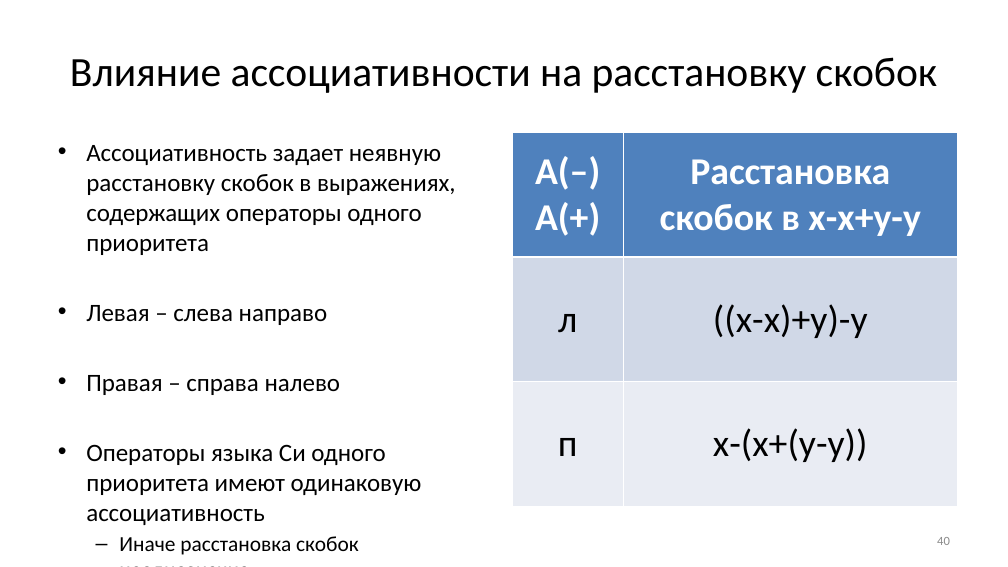
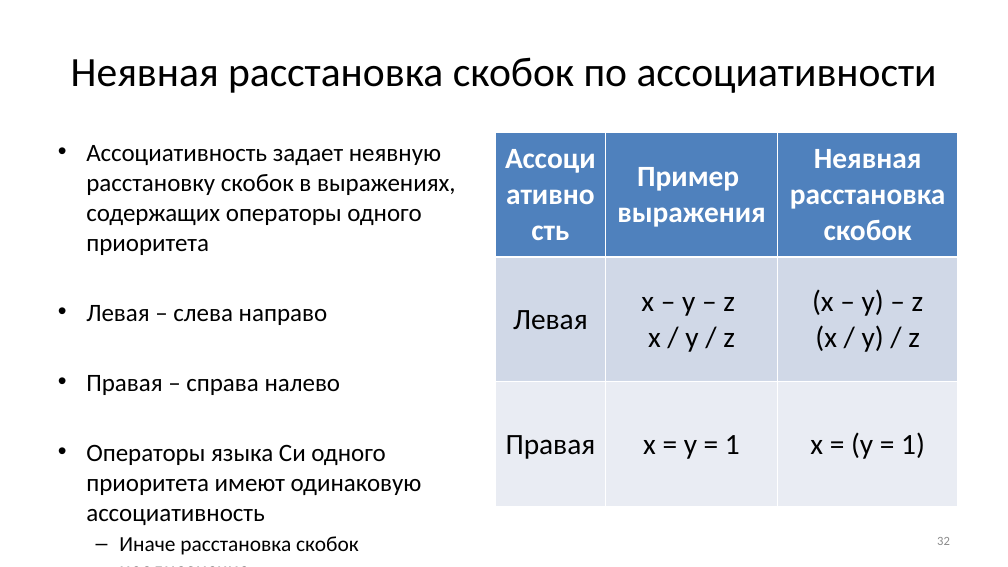
Before and after one commit to Evgueni-Petrov-aka-espetrov/Algorithms-and-Programming-in-C-pptx, a slide deck: slide 32 of 04 Выражения.pptx (slide 40 before the commit). Drawn at 1008x567 pixels with LibreOffice and Linux fonts; fonts in the diff are those of the drawing. Boxes give left, top, right and bottom in pixels: in the first picture for what was removed or moved away, otherwise in the second. Text is boxed around its words. In the diff, an @@ line names an element or a change of style, - is before the commit and + after.

```diff
--- a/04 Выражения.pptx
+++ b/04 Выражения.pptx
@@ title at (71,57,937,93): text changed @@
-Влияние ассоциативности на расстановку скобок
+Неявная расстановка скобок по ассоциативности
@@ table at (496,132,958,507) @@
-column 1: А(–) / А(+) | л | п
-column 2: Расстановка скобок в х-х+у-у | ((х-х)+у)-у | х-(х+(у-у))
+column 1: Ассоциативность | Левая | Правая
+column 2: Пример / выражения | x – y – z / x / y / z | x = y = 1
+column 3: Неявная расстановка скобок | (x – y) – z / (x / y) / z | x = (y = 1)
@@ table: place and size @@
-table at (513,132,958,507)
+table at (496,132,958,507)
@@ page number at (937,537,950,545): text changed @@
-40
+32
```
Also in this commit, not shown: 8 other slides changed, 1 slide added, 2 slides removed.
